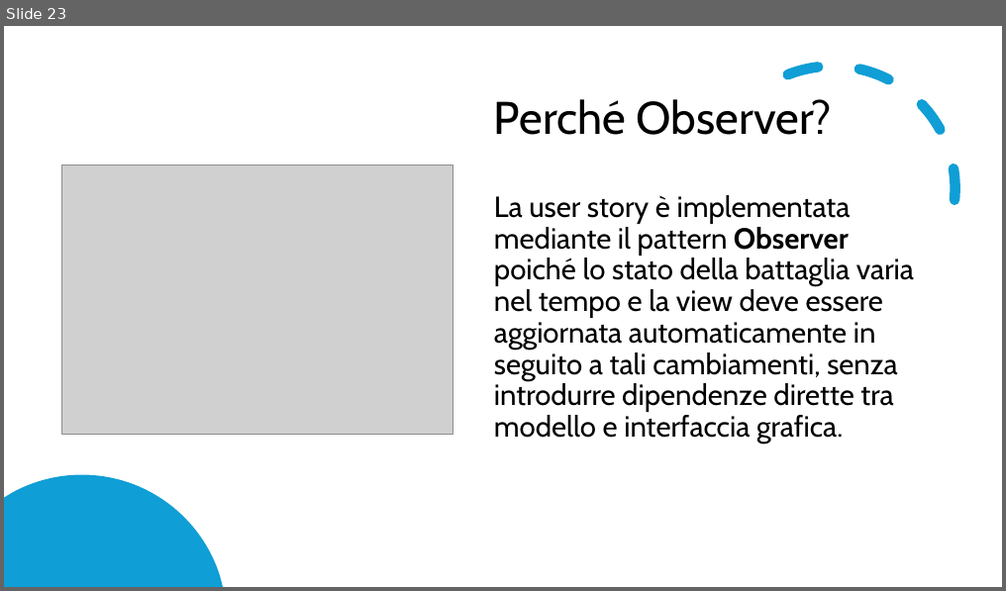
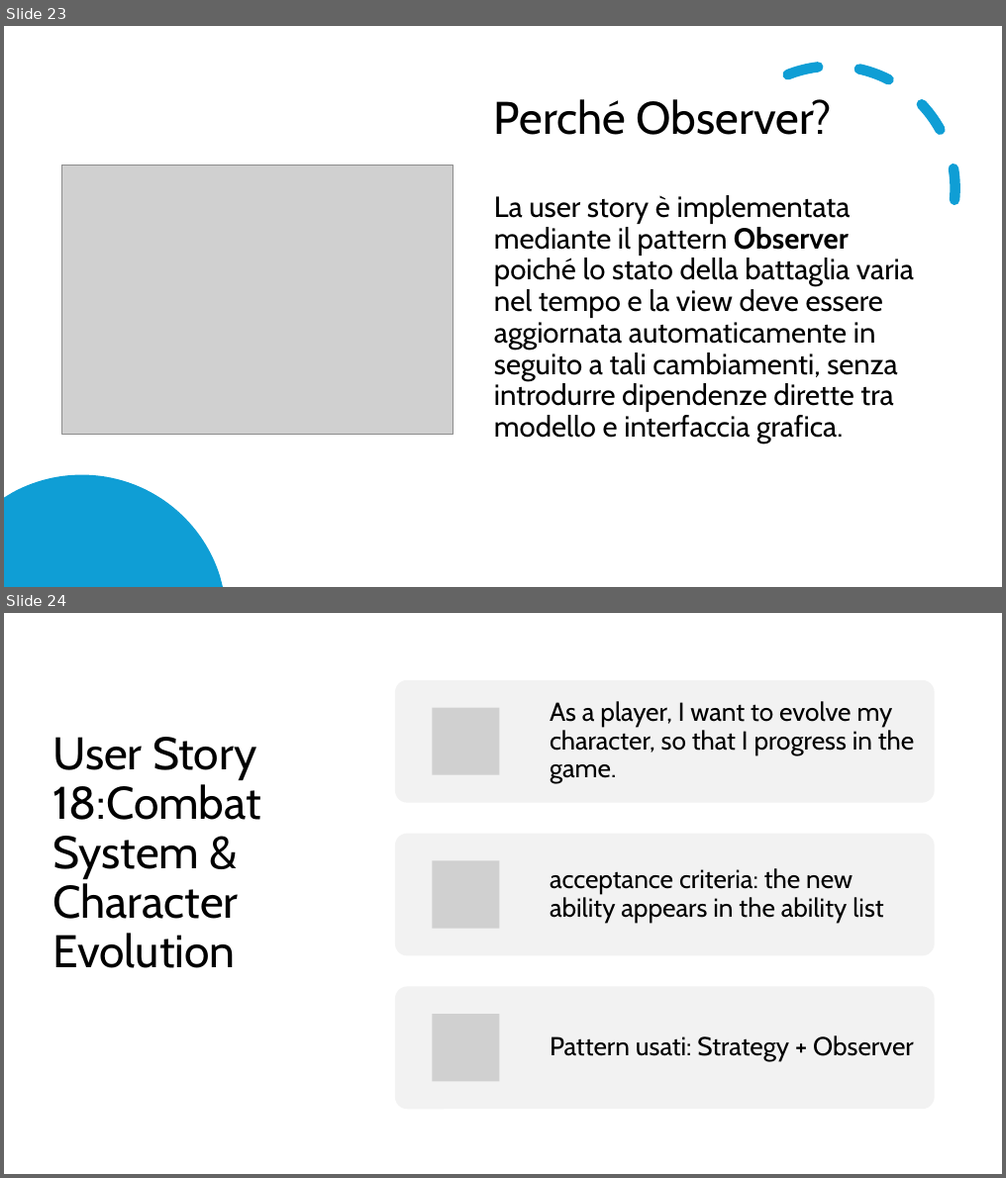
Before and after one commit to samMM-cs/iss-team2, a slide deck: Revisione.pptx. Shown one above the other, each under a label of ours: slide 23 before the commit, slides 23 and 24 after it. The pictures are 1006x591 and 1006x1178 pixels, drawn with LibreOffice and Linux fonts; fonts in the diff are those of the drawing; grey boxes stand for pictures. Boxes give left, top, right and bottom in pixels: in the first picture for what was removed or moved away, otherwise in the second. Text is boxed around its words. In the diff, an @@ line names an element or a change of style, - is before the commit and + after.

```diff
--- a/Revisione.pptx
+++ b/Revisione.pptx
@@ slide 24 added at [4, 613, 1002, 1174], background #FFFFFF @@
@@ title added at [53, 737, 261, 968], 44 pt, text #000000 @@
+User Story 18:Combat System & Character Evolution
@@ group added at [395, 680, 935, 1109]: 3 rounded rectangles, 3 pictures, 3 texts @@
+As a player, I want to evolve my character, so that I progress in the game.
+acceptance criteria: the new ability appears in the ability list
+Pattern usati: Strategy + Observer
```
Also in this commit, not shown: 3 other slides added, 2 other files.
